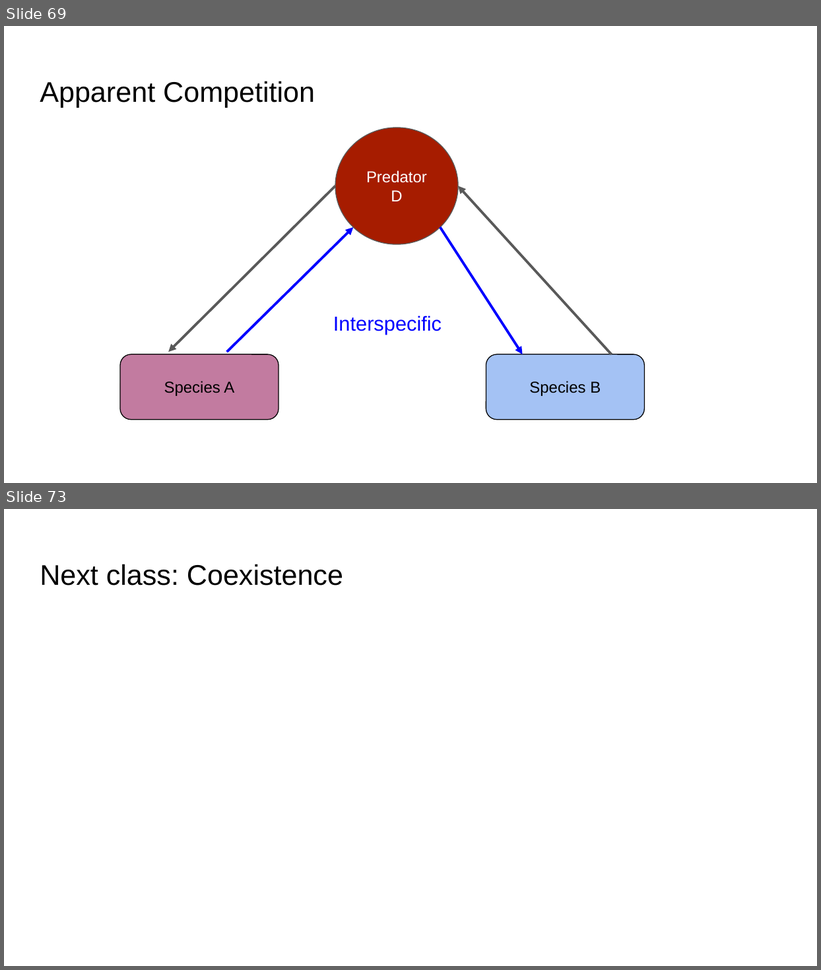
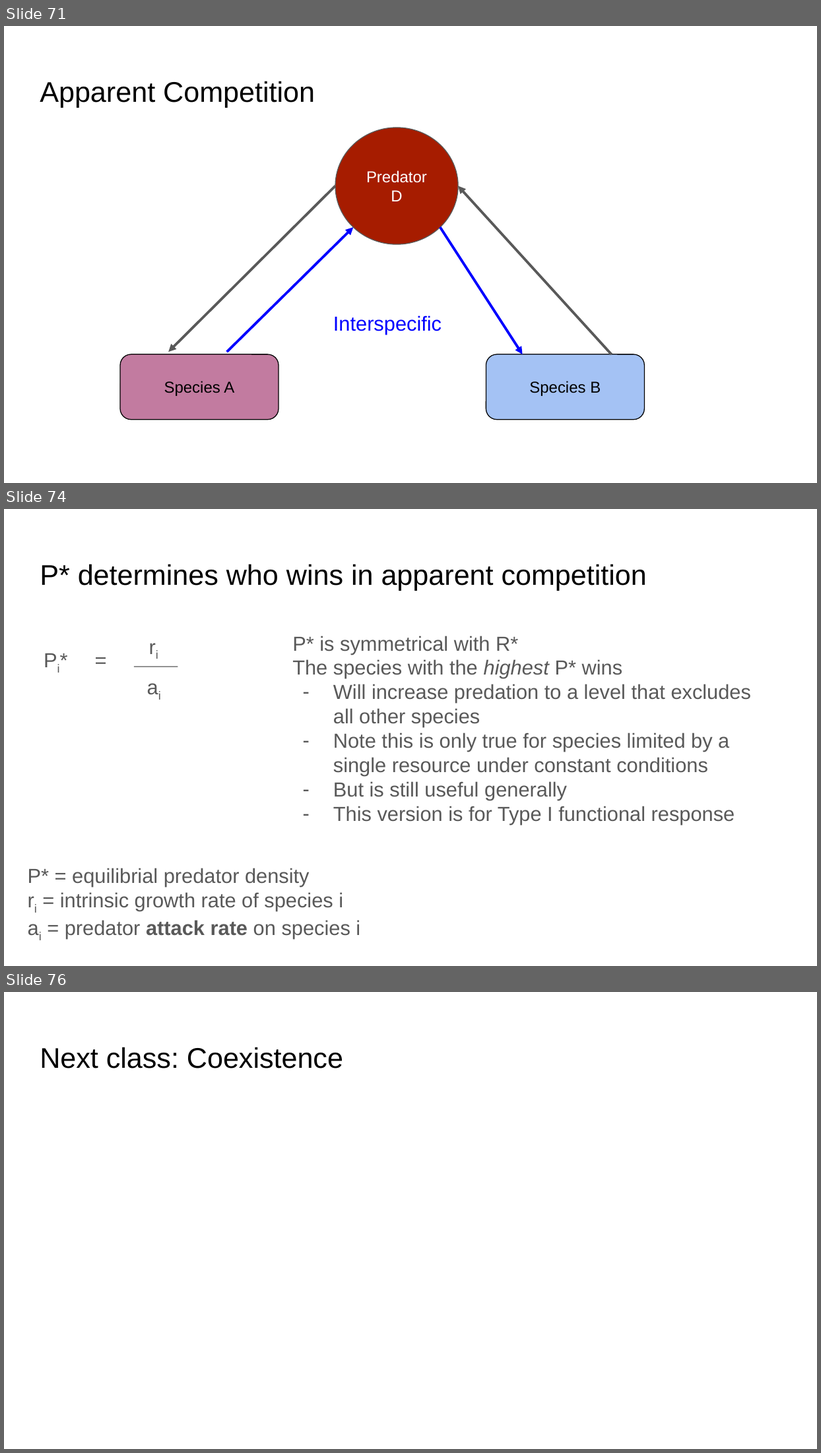
Before and after one commit to bmaitner/Community_ecology_course, a slide deck: lectures/Lecture_10_Competition.pptx. Shown one above the other, each under a label of ours: slides 69 and 73 before the commit, slides 71, 74 and 76 after it; the slides between them are not shown. The pictures are 821x970 and 821x1453 pixels, drawn with LibreOffice and Linux fonts; fonts in the diff are those of the drawing. Boxes give left, top, right and bottom in pixels: in the first picture for what was removed or moved away, otherwise in the second. Text is boxed around its words. In the diff, an @@ line names an element or a change of style, - is before the commit and + after.

```diff
--- a/lectures/Lecture_10_Competition.pptx
+++ b/lectures/Lecture_10_Competition.pptx
@@ slide 74 added at [4,509,817,966], background #FFFFFF @@
@@ title added at [40,564,647,590], 25.2 pt, text #000000 @@
+P* determines who wins in apparent competition
@@ text added at [141,626,208,667], 18 pt, text #595959 @@
+ri
@@ text added at [36,639,84,680], 18 pt, text #595959 @@
+Pi*
@@ text added at [87,639,119,680], 18 pt, text #595959 @@
+=
@@ text added at [292,636,752,825], 18 pt, text #595959 @@
+P* is symmetrical with R*
+The species with the highest P* wins
+– Will increase predation to a level that excludes all other species
+– Note this is only true for species limited by a single resource under constant conditions
+– But is still useful generally
+– This version is for Type I functional response
@@ line added from (134, 667) to (178, 667), #595959 0.75 pt @@
@@ text added at [139,667,177,708], 18 pt, text #595959 @@
+ai
@@ text added at [28,868,360,939], 18 pt, text #595959 @@
+P* = equilibrial predator density
+ri = intrinsic growth rate of species i
+ai = predator attack rate on species i
@@ what was slide 69 is now slide 71 @@
@@ what was slide 73 is now slide 76 @@
```
Also in this commit, not shown: 6 slides changed, 2 other slides added, 1 other file.
